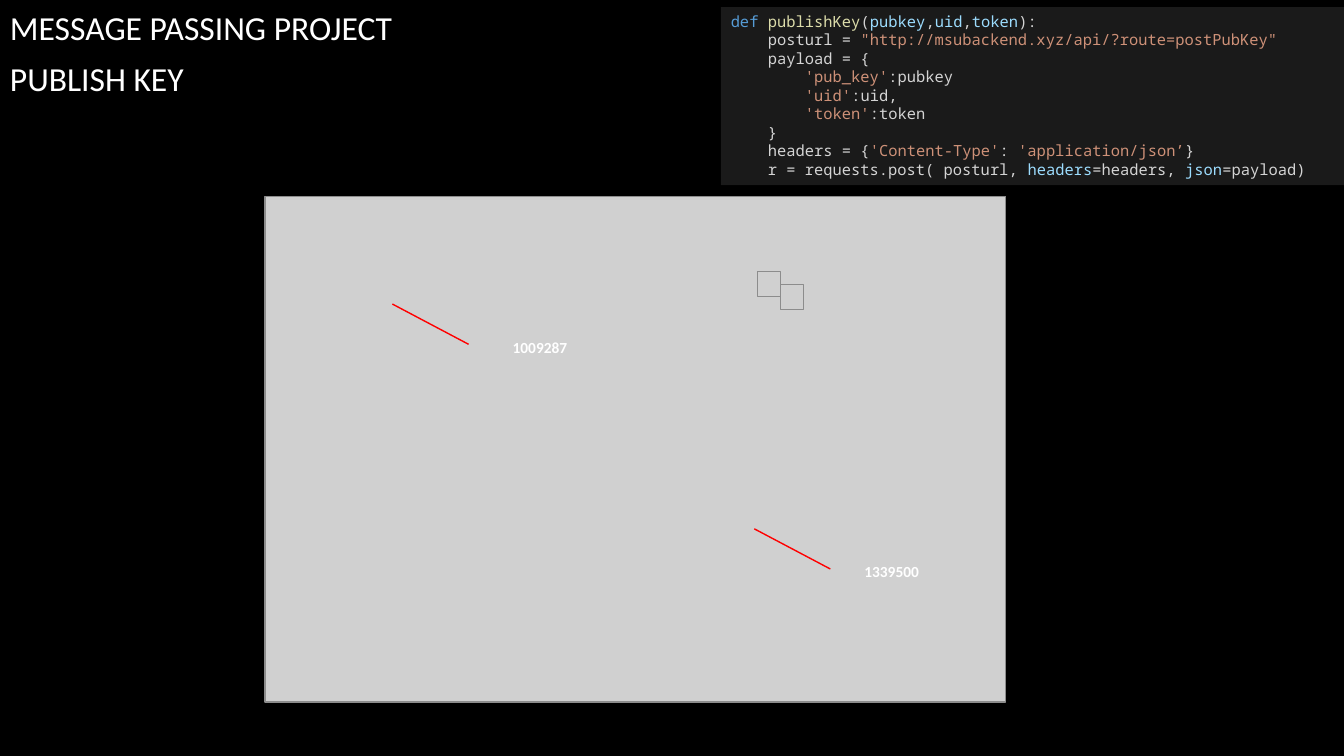
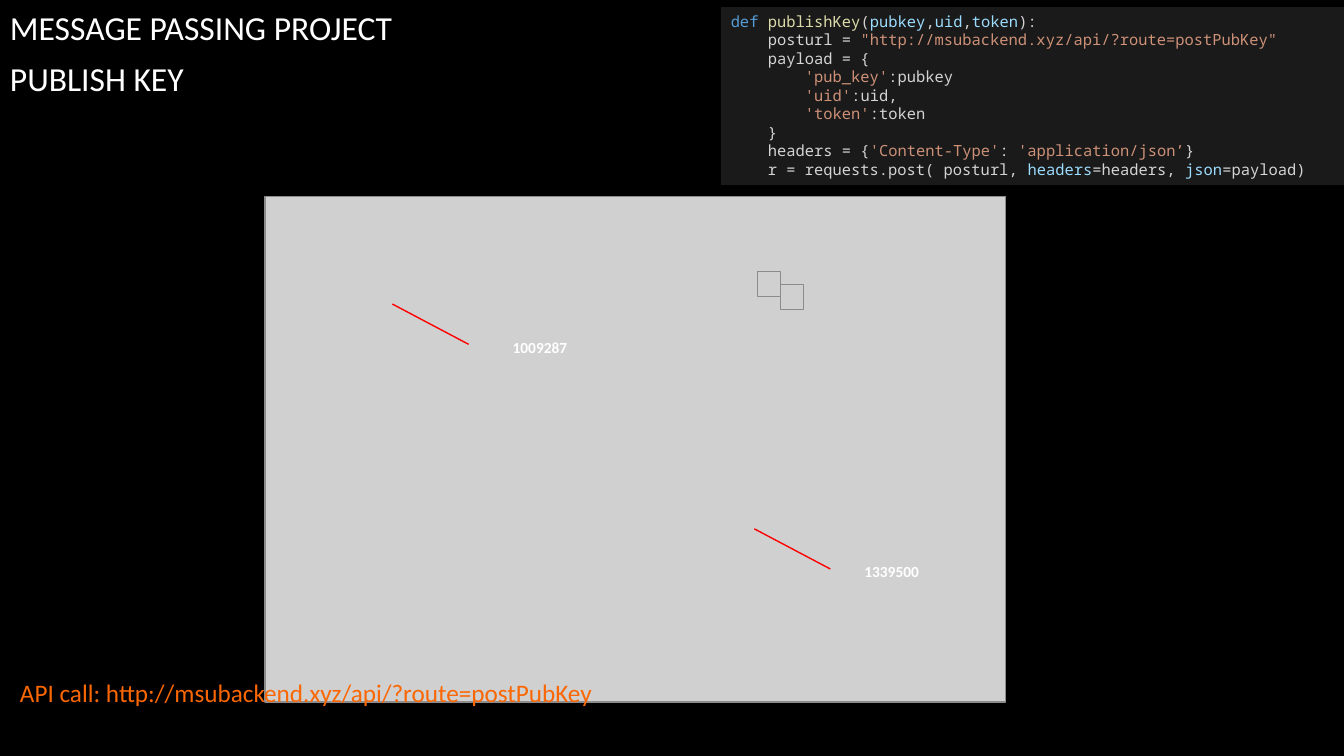
Before and after one commit to rugbyprof/4663-Cryptography, a slide deck: slide 16 of Resources/encrypted_messages_project.pptx. Drawn at 1344x756 pixels with LibreOffice and Linux fonts; fonts in the diff are those of the drawing; grey boxes stand for pictures; background and template pictures are left out. Boxes give left, top, right and bottom in pixels: in the first picture for what was removed or moved away, otherwise in the second. Text is boxed around its words. In the diff, an @@ line names an element or a change of style, - is before the commit and + after.

```diff
--- a/Resources/encrypted_messages_project.pptx
+++ b/Resources/encrypted_messages_project.pptx
@@ text added at (20, 682, 592, 709), 18 pt, text #FA6703 @@
+API call: http://msubackend.xyz/api/?route=postPubKey
```
Also in this commit, not shown: 9 other slides changed, 4 slides added, 7 other files.
